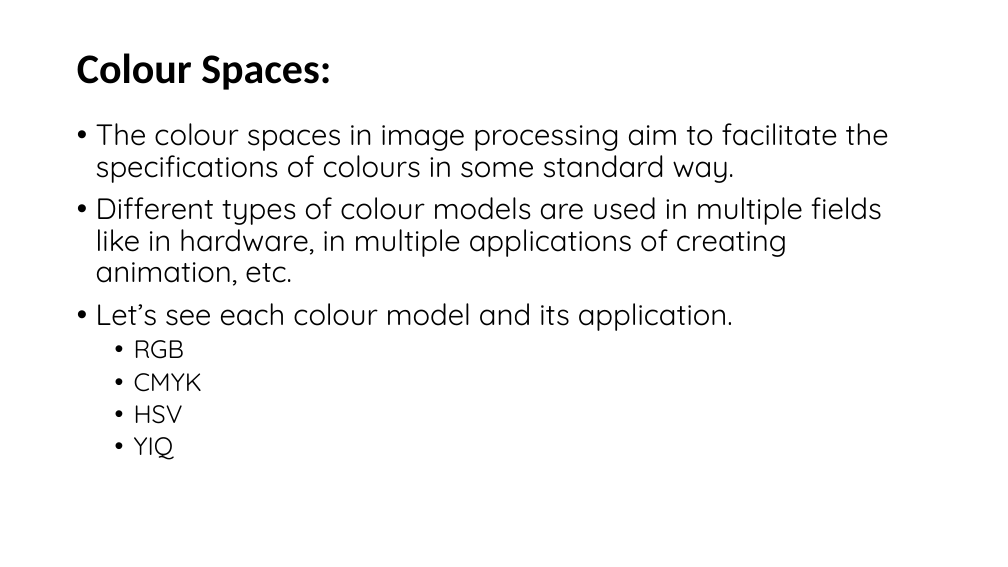
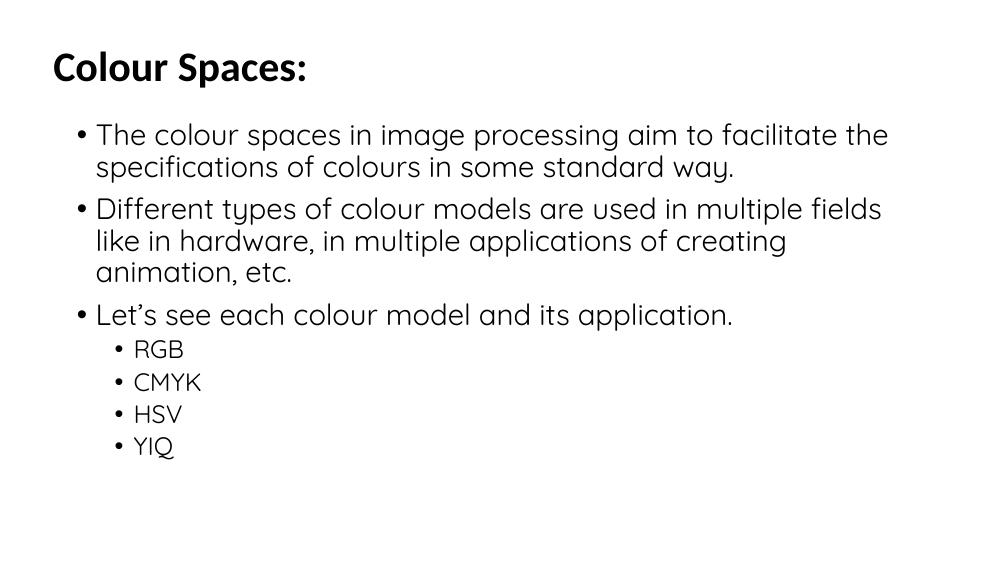
Before and after one commit to CodeBlocker007/DigitalImageProcessing, a slide deck: slide 3 of DigitalImageFundamentals.pptx. Drawn at 1008x567 pixels with LibreOffice and Linux fonts; fonts in the diff are those of the drawing. Boxes give left, top, right and bottom in pixels: in the first picture for what was removed or moved away, otherwise in the second. Text is boxed around its words. In the diff, an @@ line names an element or a change of style, - is before the commit and + after.

Commit message:
Alignment Modifications

```diff
--- a/DigitalImageFundamentals.pptx
+++ b/DigitalImageFundamentals.pptx
@@ title "Colour Spaces:": place and size @@
-title "Colour Spaces:" at [77,53,331,90]
+title "Colour Spaces:" at [53,51,308,88]
```
Also in this commit, not shown: 3 other slides changed.
